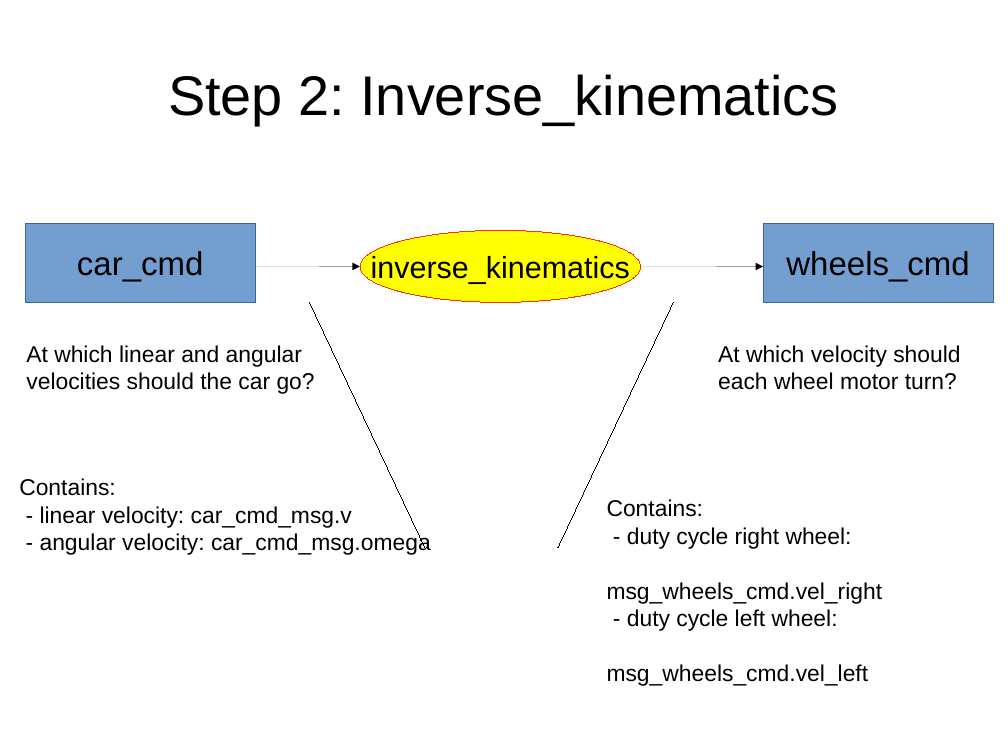
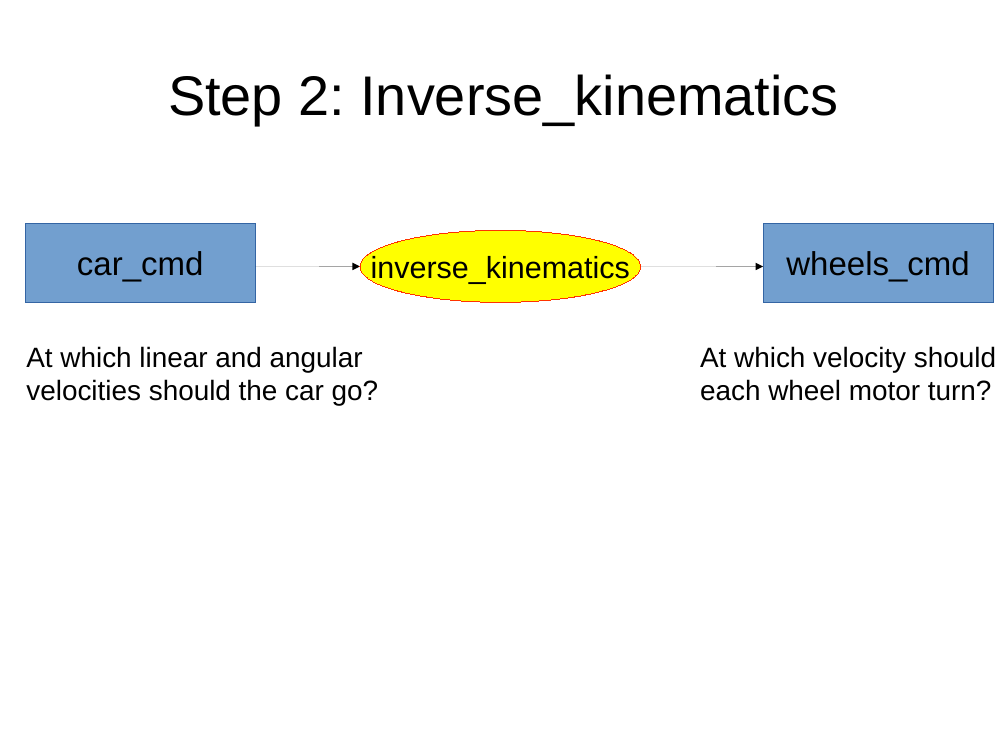
Before and after one commit to maivincent/MISE_presentations, a slide deck: slide 8 of step1_joystick_drive.odp (slide 5 before the commit). Drawn at 1008x756 pixels with LibreOffice and Linux fonts; fonts in the diff are those of the drawing. Boxes give left, top, right and bottom in pixels: in the first picture for what was removed or moved away, otherwise in the second. Text is boxed around its words. In the diff, an @@ line names an element or a change of style, - is before the commit and + after.

Commit message:
Improve step1 after first revision

```diff
--- a/step1_joystick_drive.odp
+++ b/step1_joystick_drive.odp
@@ line removed from (310, 303) to (425, 547) @@
@@ line removed from (558, 547) to (673, 303) @@
@@ text "At which linear and angular" at [26, 346, 379, 405]: size 18 to 22 pt @@
@@ text "At which velocity should": place and size @@
-text "At which velocity should" at [718, 345, 960, 390]
+text "At which velocity should" at [700, 346, 996, 401]
@@ text "At which velocity should" at [700, 346, 996, 401]: size 18 to 22 pt @@
@@ text removed at [19, 478, 431, 555] @@
-Contains:
-- linear velocity: car_cmd_msg.v
-- angular velocity: car_cmd_msg.omega
@@ text removed at [607, 499, 883, 686] @@
-Contains:
-- duty cycle right wheel:
-msg_wheels_cmd.vel_right
-- duty cycle left wheel:
-msg_wheels_cmd.vel_left
```
Also in this commit, not shown: 6 other slides changed, 5 slides added, 1 slide removed, 1 other file.
